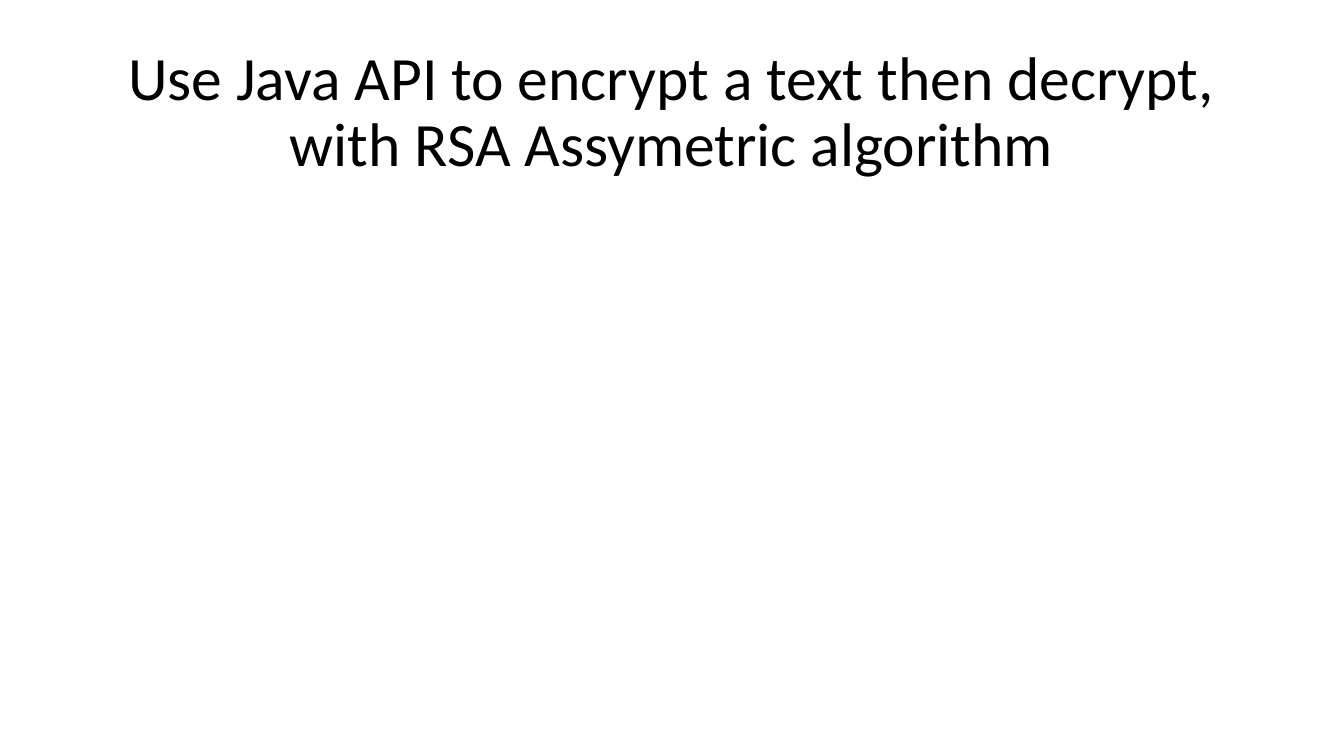
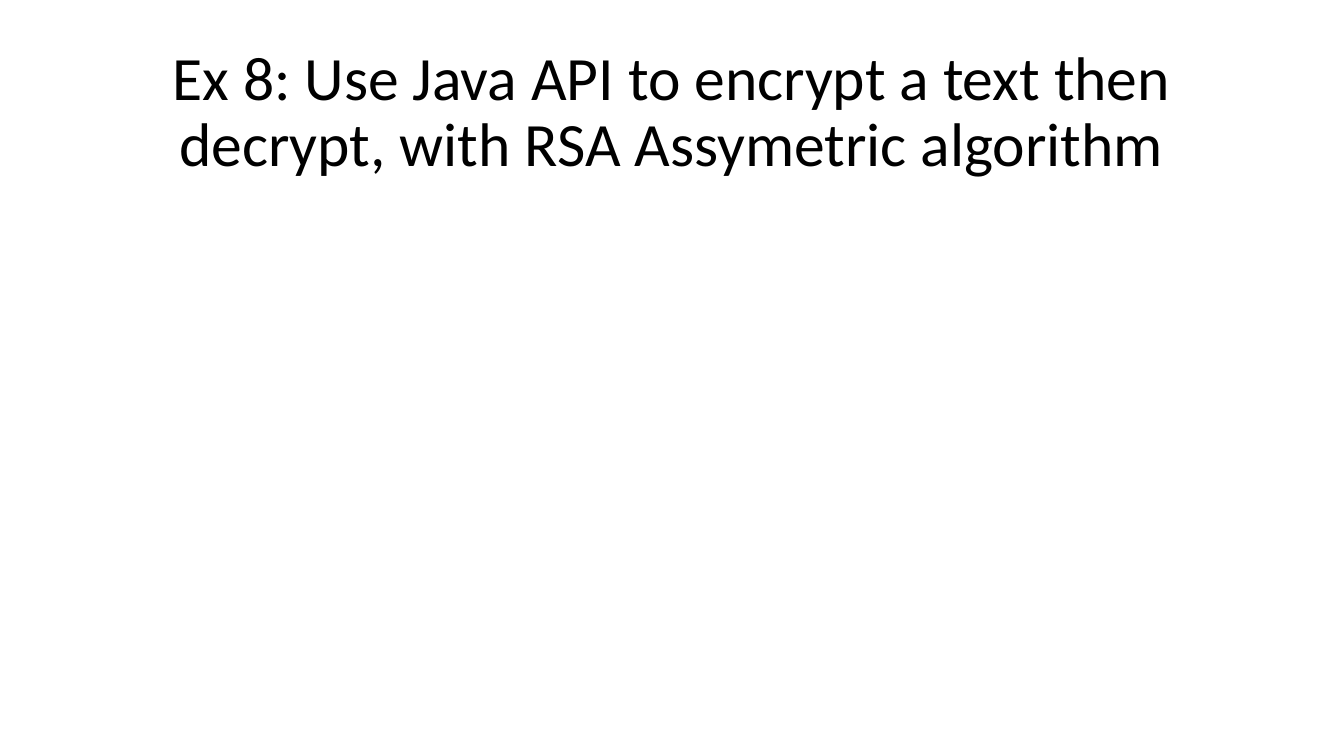
Before and after one commit to Arnaud-Nauwynck/presentations, a slide deck: slide 19 of security/hands-on/Security-TD4-cryptography-prime-numbers.pptx (slide 9 before the commit). Drawn at 1344x756 pixels with LibreOffice and Linux fonts; fonts in the diff are those of the drawing. Boxes give left, top, right and bottom in pixels: in the first picture for what was removed or moved away, otherwise in the second. Text is boxed around its words. In the diff, an @@ line names an element or a change of style, - is before the commit and + after.

```diff
--- a/security/hands-on/Security-TD4-cryptography-prime-numbers.pptx
+++ b/security/hands-on/Security-TD4-cryptography-prime-numbers.pptx
@@ title at (x1=172, y1=57, x2=1170, y2=177): text changed @@
-Use Java API to encrypt a text then decrypt, with RSA Assymetric algorithm
+Ex 8: Use Java API to encrypt a text then decrypt, with RSA Assymetric algorithm
```
Also in this commit, not shown: 5 other slides changed, 22 slides added, 3 slides removed, 23 other files.
